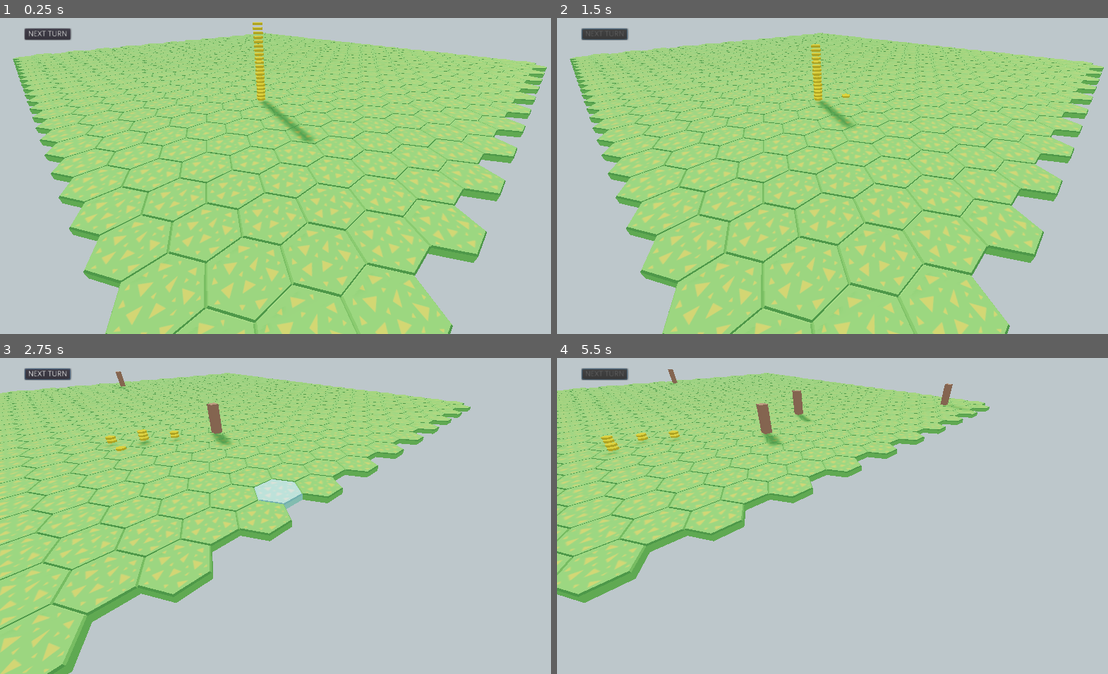
Above: before the commit, frames 1-4 (two rows, left to right).
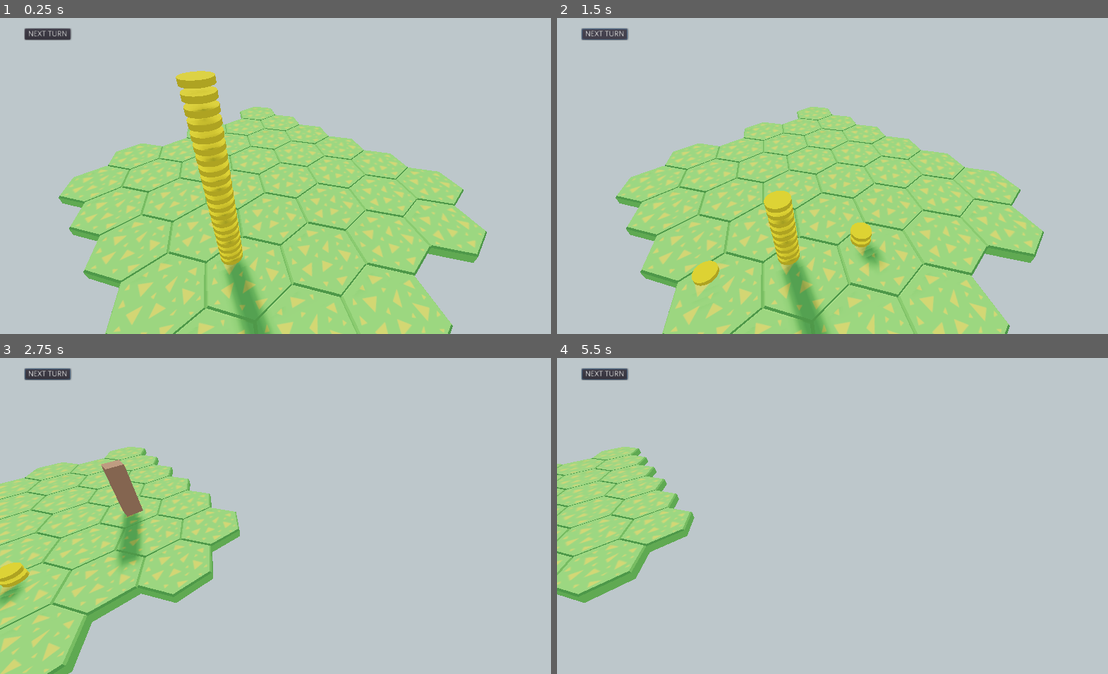
Above: after the commit, the same moments.

Repository: BVenturaDev/UMM
Game: Godot game, scene res://scenes/levels/main_level.tscn
The game is run twice, just before and just after one commit, with the same random seed, the same clock (stepped at 60 frames per second) and the same inputs.
Inputs (mouse positions are in pixels of both pictures, inside the frame that each line leads up to):
- Up to frame 1 (0.25 s): no input
- Up to frame 2 (1.5 s): click "NEXT TURN" at 0.5 s; click "NEXT TURN" at 1.25 s
- Up to frame 3 (2.75 s): tap Enter (ui_accept) at 2, 2.27 s; move the mouse to (407, 493) at 2.02 s; hold Right (ui_right) from 2.03 s (still down); click (407, 493) at 2.17 s
- Up to frame 4 (5.5 s): move the mouse to (727, 525) at 2.77 s; release Right (ui_right) at 2.78 s; hold Down (ui_down) 2.78-3.53 s; tap Enter (ui_accept) at 3.02, 4.52, 5.27 s; move the mouse to (893, 437) at 3.52 s; hold Right (ui_right) 3.53-4.28 s; move the mouse to (810, 576) at 4.27 s; hold Up (ui_up) 4.28-5.03 s; click (810, 576) at 4.42 s; move the mouse to (1008, 557) at 5.02 s; hold Left (ui_left) from 5.03 s (still down)

The runs differ from the first frame. In frame 1, 33% of the frame differs, in the area x 2-100%, y 1-100%; in frame 2, 33%; in frame 3, 26%; in frame 4, 22%.

Commit message:
Critter dont wander into a tile with a shroom

Diff:
--- a/scenes/levels/main_level.tscn
+++ b/scenes/levels/main_level.tscn
@@ -49,7 +49,7 @@
 
 [node name="nature_turn" type="Node" parent="state_machine"]
 script = ExtResource( 8 )
-spawn_critter_turns = 1
+max_critter_alive = 19
 
 [node name="grid" parent="." instance=ExtResource( 2 )]
 
--- a/scenes/props/tile.tscn
+++ b/scenes/props/tile.tscn
@@ -15,3 +15,6 @@
 
 [node name="food_stack" type="Spatial" parent="."]
 transform = Transform( 1, 0, 0, 0, 1, 0, 0, 0, 1, 0.566021, 0.373357, 0 )
+
+[node name="InitTimer" type="Timer" parent="."]
+wait_time = 0.3
--- a/src/entities/critter.gd
+++ b/src/entities/critter.gd
@@ -3,9 +3,6 @@
 
 export(NodePath) onready var tween = get_node(tween) as Tween
 export(NodePath) onready var state_machine = get_node(state_machine) as Node
-export var coord_x: int = 0
-export var coord_y: int = 0
-var neighbors: Array
 
 var current_tile: Tile setget set_current_tile
 
@@ -13,42 +10,42 @@
 	if not is_instance_valid(current_tile):
 		current_tile = new_tile
 		return
-	coord_x = new_tile.x
-	coord_y = new_tile.y
 	# Clean of the current tile
 	current_tile.critter = null
+	# Assign to the new tile
+	new_tile.critter = self
 	current_tile = new_tile
-	# Assign to the new tile
-	current_tile.critter = self
-	actualize_neighbors()
 
 
 func _ready() -> void:
-	actualize_current_tile()
 	for state in state_machine.get_children():
 		if "critter" in state:
 			state.critter = self
 
 
 func wander() -> void:
-	var posible_tiles = get_tiles_whitout_entities()
+	var posible_tiles: Array = get_tiles_whitout_entities()
 	posible_tiles.shuffle()
-	var random_tile: Spatial = posible_tiles[0]
-	set_coord(random_tile.x, random_tile.y)
-	move_to_tile(random_tile)
+	if posible_tiles.size() != 0:
+		var random_tile: Spatial = posible_tiles[0]
+		self.current_tile = random_tile
+		move_to_tile(random_tile)
 
 func get_tiles_whitout_entities() -> Array:
 	var tiles_whitout_entities = []
-	for neighboor in neighbors:
-		if not is_instance_valid(neighboor.critter):
+	for neighboor in current_tile.close_neighbors:
+		if is_tile_movible(neighboor):
 			tiles_whitout_entities.append(neighboor)
 	return tiles_whitout_entities
 
-func set_coord(x: int,y: int) -> void:
-	coord_x = x
-	coord_y = y
-	actualize_current_tile()
+func is_tile_movible(tile: Tile) -> bool:
+	return (
+			not is_instance_valid(tile.critter)
+			and not has_mushroom(tile)
+	)
 
+func has_mushroom(tile: Tile) -> bool:
+	return is_instance_valid(tile.cur_shroom)
 
 func move_to_tile(tile) -> void:
 	tween.interpolate_property(
@@ -60,11 +57,3 @@
 			global_transform.origin.z, tile.global_transform.origin.z,
 			0.3, Tween.TRANS_SINE, Tween.EASE_IN_OUT)
 	tween.start()
-
-
-func actualize_current_tile():
-	self.current_tile = Globals.grid.find_tile(coord_x, coord_y)
-
-
-func actualize_neighbors():
-	neighbors = Globals.grid.find_neighbors(coord_x, coord_y)
--- a/src/props/tile.gd
+++ b/src/props/tile.gd
@@ -16,16 +16,27 @@
 var odd_row: bool = false
 var owner_fungus: Object = null
 var turn_used: bool = false
+var close_neighbors : Array
+var region_neighbors : Array
 var critter: Object = null setget set_critter
-var cur_shroom: Object = null
+var cur_shroom: Object = null setget set_cur_shroom
 
 
 # Array of all food stored in this tile
 var tile_food: Array = []
 
 func _ready() -> void:
-	# Initialize the reference dictionary for tiles without critters
+	# Initialize the reference dictionary for tiles with not critters or cur_shroom
+	initialize_references()
+
+func initialize_references():
+	$InitTimer.start()
+	yield($InitTimer,"timeout")
+	$InitTimer.queue_free()
 	self.critter = null
+	self.cur_shroom = null
+	close_neighbors = Globals.grid.find_neighbors(x, y)
+	region_neighbors = Globals.grid.find_region(x, y)
 
 func set_critter(new_value: Object) -> void:
 	if not new_value:
@@ -33,6 +44,13 @@
 	else:
 		TilesReferences.tile_with_entitie(self)
 	critter = new_value
+
+func set_cur_shroom(new_value: Object) -> void:
+	if not new_value:
+		TilesReferences.tile_without_entitie(self)
+	else:
+		TilesReferences.tile_with_entitie(self)
+	cur_shroom = new_value
 
 func spawn_food() -> void:
 	var new_food = food.instance()
@@ -77,5 +95,5 @@
 		add_child(new_shroom)
 		new_shroom.transform.origin = resource_pos.transform.origin
 		new_shroom.owner_tile = self
-		cur_shroom = new_shroom
+		self.cur_shroom = new_shroom
 		remove_num_food(5)
--- a/src/singletons/globals.gd
+++ b/src/singletons/globals.gd
@@ -2,9 +2,9 @@
 
 # Constants
 const DEBUG: bool = true
-const DEBUG_SM: bool = true
+const DEBUG_SM: bool = false
 # Map size - *** MUST BE EVEN ***
-const MAP_SIZE: int = 24
+const MAP_SIZE: int = 6
 
 var grid: Object
 var build_ui: Object
--- a/src/states/critter/attracted_to_poison.gd
+++ b/src/states/critter/attracted_to_poison.gd
@@ -8,7 +8,7 @@
 	exit("next_state")
 
 func exit(next_state):
-	if Globals.DEBUG or DEBUG:
+	if DEBUG:
 		print("Exiting state: ", name)
 	state_machine.change_to(next_state)
 
--- a/src/states/critter/begin_turn.gd
+++ b/src/states/critter/begin_turn.gd
@@ -7,12 +7,11 @@
 
 func enter() -> void:
 	yield(GameSignals,"enter_nature_turn")
-	critter.actualize_neighbors()
 	exit(decide_what_do())
 
 
 func exit(next_state) -> void:
-	if Globals.DEBUG_SM or DEBUG:
+	if DEBUG:
 		print("Exiting state: ", name)
 	state_machine.change_to(next_state)
 
@@ -24,7 +23,7 @@
 
 
 func is_some_nearby_tile_allows_movement() -> bool:
-	for neighbor in critter.neighbors:
-		if not is_instance_valid((neighbor as Tile).critter):
+	for neighbor in critter.current_tile.close_neighbors:
+		if not is_instance_valid(neighbor.critter):
 			return true
 	return false
--- a/src/states/critter/eat.gd
+++ b/src/states/critter/eat.gd
@@ -7,7 +7,7 @@
 	exit("next_state")
 
 func exit(next_state):
-	if Globals.DEBUG or DEBUG:
+	if DEBUG:
 		print("Exiting state: ", name)
 	state_machine.change_to(next_state)
 
--- a/src/states/critter/end_turn.gd
+++ b/src/states/critter/end_turn.gd
@@ -7,7 +7,7 @@
 	exit("begin_turn")
 
 func exit(next_state):
-	if Globals.DEBUG or DEBUG:
+	if DEBUG:
 		print("Exiting state: ", name)
 	state_machine.change_to(next_state)
 
--- a/src/states/critter/wander.gd
+++ b/src/states/critter/wander.gd
@@ -11,7 +11,7 @@
 	exit("end_turn")
 
 func exit(next_state):
-	if Globals.DEBUG or DEBUG:
+	if DEBUG:
 		print("Exiting state: ", name)
 	state_machine.change_to(next_state)
 
--- a/src/states/game/ai_turn.gd
+++ b/src/states/game/ai_turn.gd
@@ -7,7 +7,7 @@
 		print("Exiting state: ", name)
 	assert(GameSignals.connect("next_turn", self, "_next_turn") == 0)
 	# Actions
-	if Globals.DEBUG:
+	if Globals.DEBUG_SM:
 		print("AI is thinking")
 		yield(get_tree().create_timer(0.5), "timeout")
 	_next_turn()
--- a/src/states/game/nature_turn.gd
+++ b/src/states/game/nature_turn.gd
@@ -3,6 +3,8 @@
 var state_machine
 var critter_scene = preload("res://scenes/entities/critter.tscn")
 export(int, 1, 10) var spawn_critter_turns := 3
+export(int, 1, 100) var max_critter_alive := 3
+var critters_alive := 0
 var turns_from_last_critter_spawn := 0
 
 func enter():
@@ -36,13 +38,16 @@
 
 
 func _spawn_critter() -> void:
+	if critters_alive == max_critter_alive:
+		return
 	if turns_from_last_critter_spawn == spawn_critter_turns:
 		var critter : Critter = critter_scene.instance()
 		var random_tile: Spatial = TilesReferences.get_random_tile_without_entitie()
 		if not is_instance_valid(random_tile):
 			return
 		critter.transform.origin = random_tile.transform.origin
-		critter.set_coord(random_tile.x,random_tile.y)
+		critter.current_tile = random_tile
 		get_tree().current_scene.add_child(critter)
 		turns_from_last_critter_spawn = 0
+		critters_alive += 1
 	turns_from_last_critter_spawn += 1
